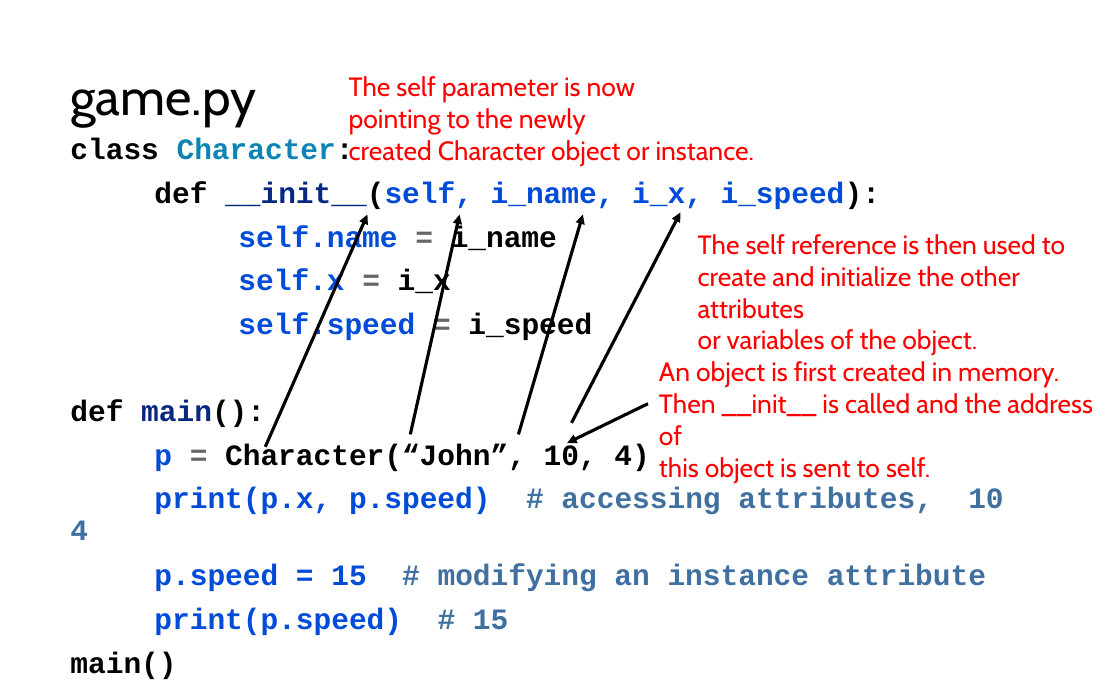
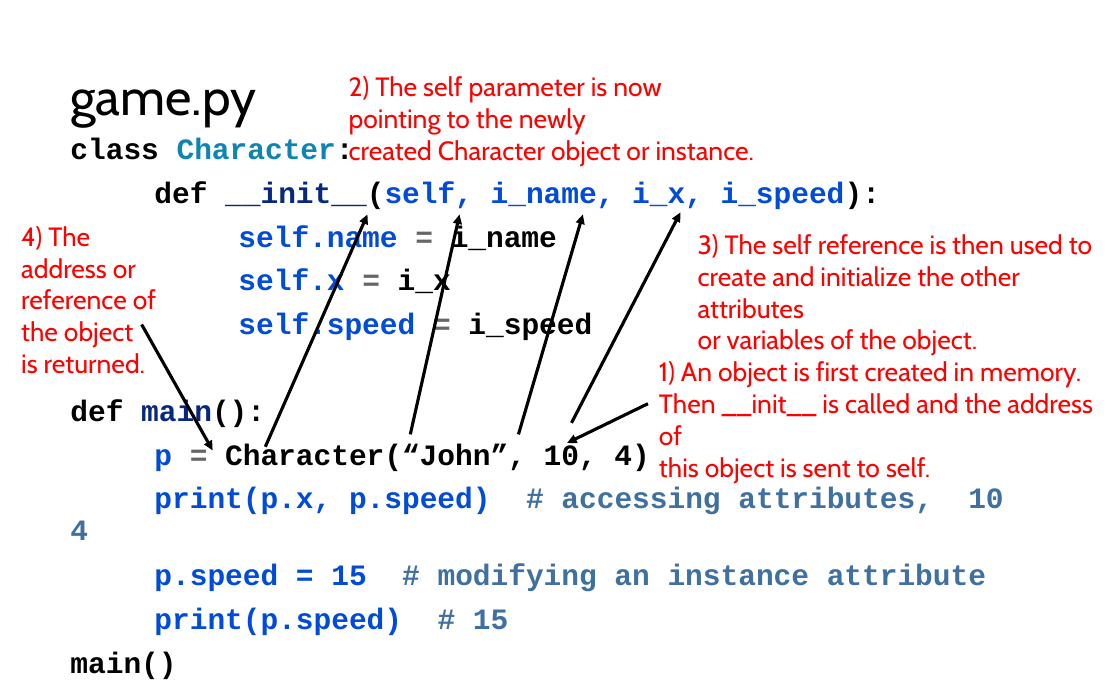
Before and after one commit to LongBaoNguyen/longbaonguyen.github.io, a slide deck: slide 12 of courses/apcsp/lect9.pptx. Drawn at 1120x700 pixels with LibreOffice and Linux fonts; fonts in the diff are those of the drawing. Boxes give left, top, right and bottom in pixels: in the first picture for what was removed or moved away, otherwise in the second. Text is boxed around its words. In the diff, an @@ line names an element or a change of style, - is before the commit and + after.

```diff
--- a/courses/apcsp/lect9.pptx
+++ b/courses/apcsp/lect9.pptx
@@ text at (349, 76, 661, 102): text changed @@
-The self parameter is now
+2) The self parameter is now
@@ text added at (21, 226, 156, 374), 17 pt, text #FF0000 @@
+4) The address or
+reference of the object
+is returned.
@@ text at (698, 234, 1092, 258): text changed @@
-The self reference is then used to
+3) The self reference is then used to
@@ arrow added from (141, 325) to (213, 450), #000000 2 pt @@
@@ text at (659, 361, 1081, 387): text changed @@
-An object is first created in memory.
+1) An object is first created in memory.
```
Also in this commit, not shown: 3 other slides changed, 1 other file.
